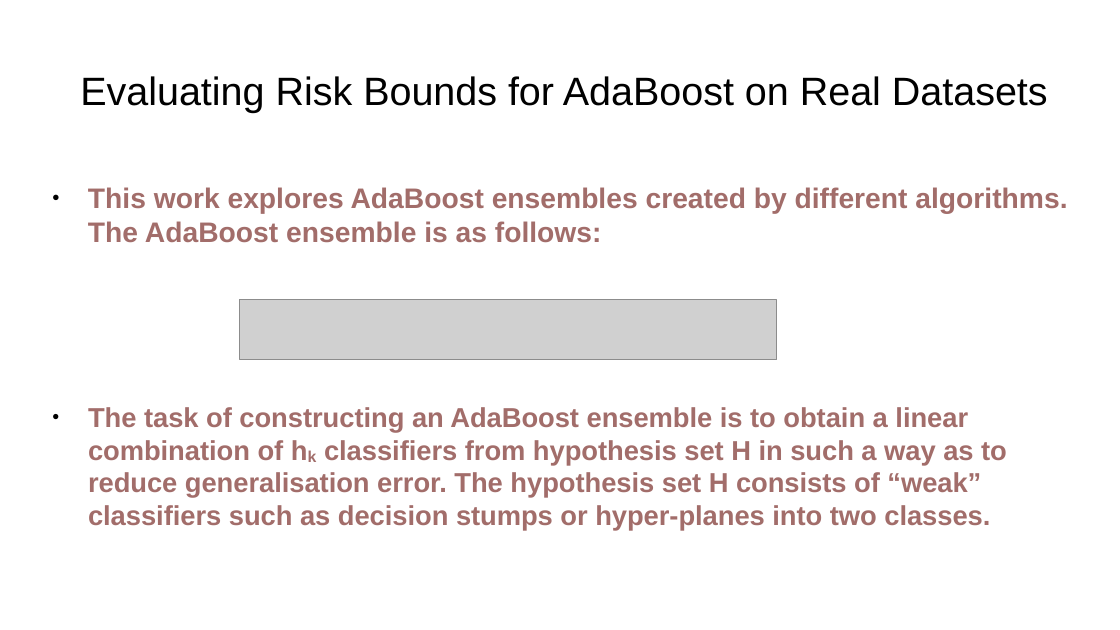
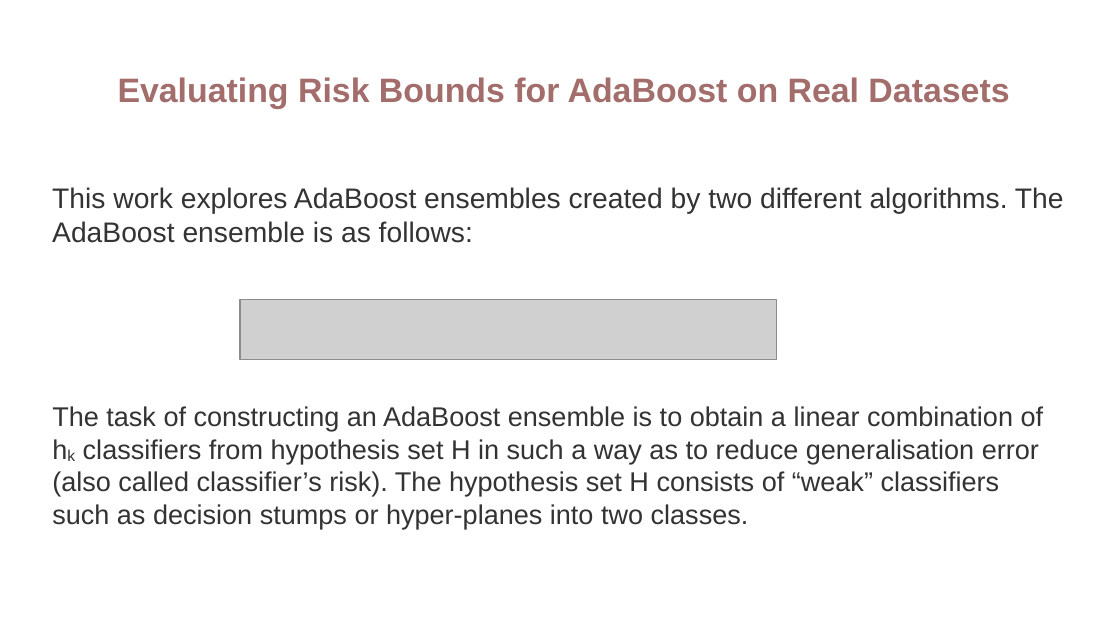
Before and after one commit to vkmbox/Ml-hse-final, a slide deck: slide 1 of output/presentation.pptx. Drawn at 1120x630 pixels with LibreOffice and Linux fonts; fonts in the diff are those of the drawing; grey boxes stand for pictures. Boxes give left, top, right and bottom in pixels: in the first picture for what was removed or moved away, otherwise in the second. Text is boxed around its words. In the diff, an @@ line names an element or a change of style, - is before the commit and + after.

```diff
--- a/output/presentation.pptx
+++ b/output/presentation.pptx
@@ text "Evaluating Risk Bounds for AdaBoost ..." at (118,77,1009,109): size 28 to 24 pt, text colour #000000 to #A26D6A, bold on @@
@@ text at (52,187,1064,243): text changed; text colour #A26D6A to #333333; bold off @@
-● This work explores AdaBoost ensembles created by different algorithms. The AdaBoost ensemble is as follows:
+This work explores AdaBoost ensembles created by two different algorithms. The AdaBoost ensemble is as follows:
@@ text at (52,406,1044,529): text changed; size 19.4 to 19.1 pt; text colour #A26D6A to #333333; bold off @@
-● The task of constructing an AdaBoost ensemble is to obtain a linear combination of hk classifiers from hypothesis set H in such a way as to reduce generalisation error. The hypothesis set H consists of “weak” classifiers such as decision stumps or hyper-planes into two classes.
+The task of constructing an AdaBoost ensemble is to obtain a linear combination of hk classifiers from hypothesis set H in such a way as to reduce generalisation error (also called classifier’s risk). The hypothesis set H consists of “weak” classifiers such as decision stumps or hyper-planes into two classes.
```
Also in this commit, not shown: 13 other slides changed, 1 slide added.
